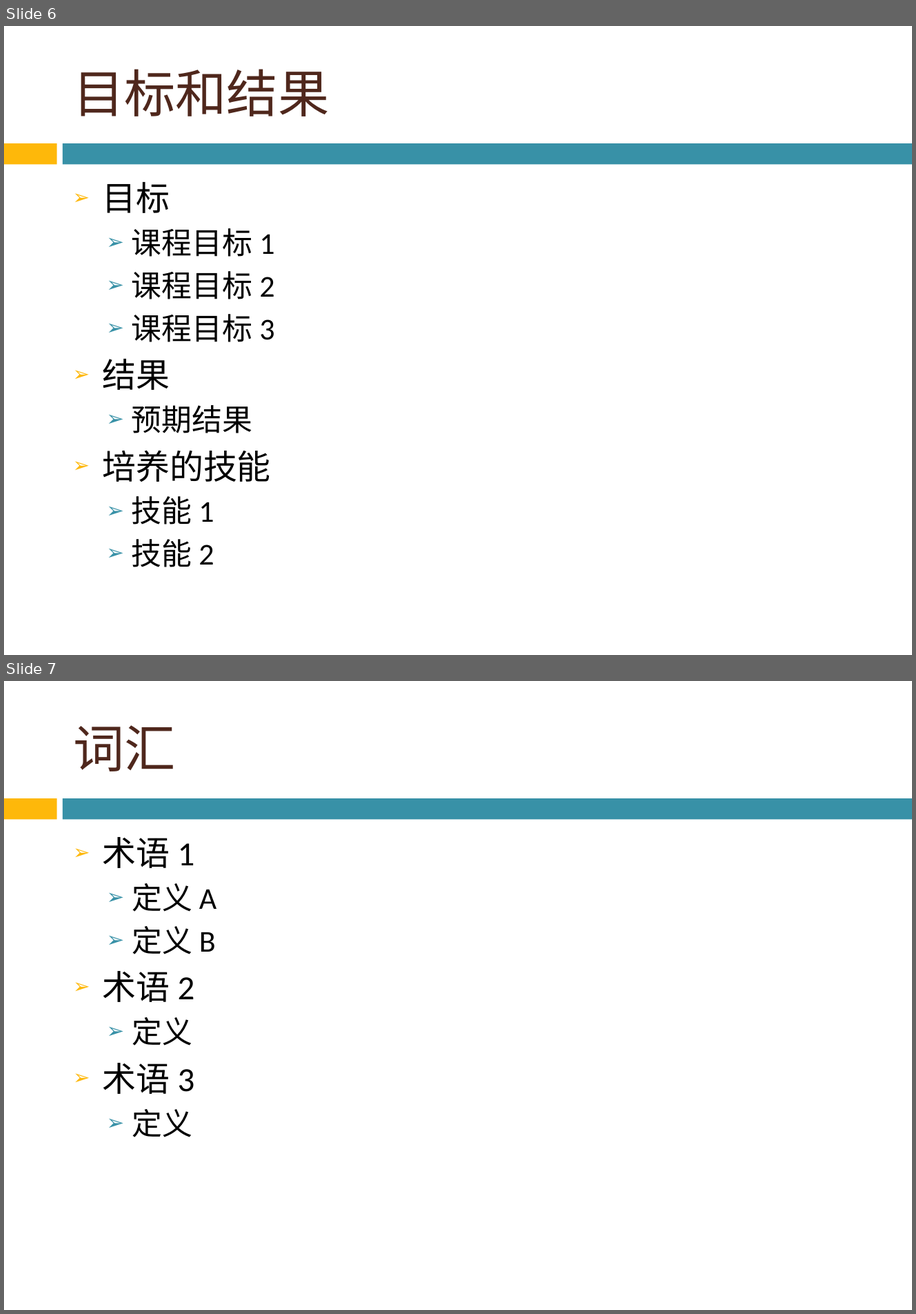
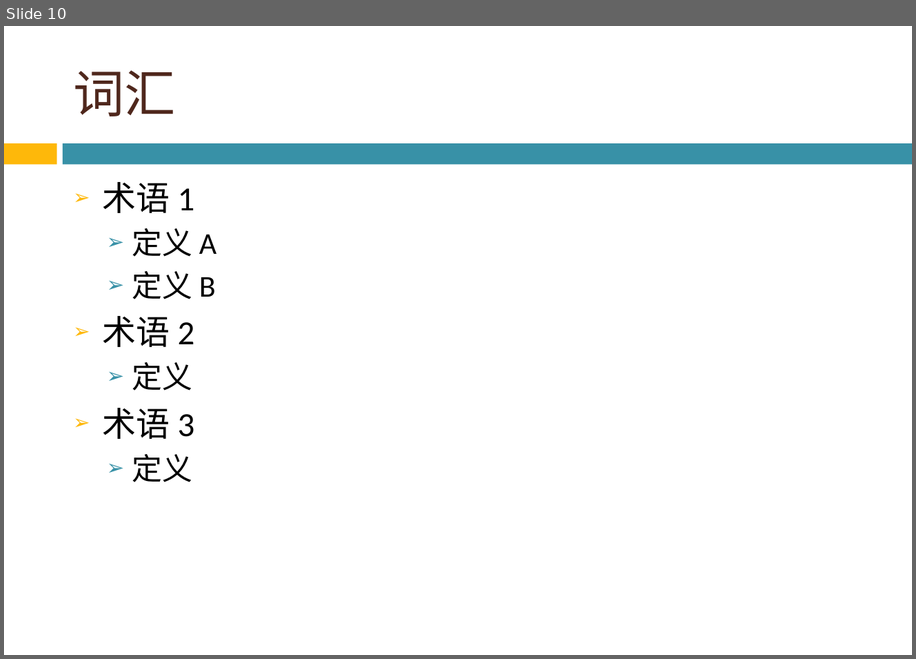
Before and after one commit to thomas-smith123/graduate-design-slave, a slide deck: 答辩.pptx. Shown one above the other, each under a label of ours: slides 6 and 7 before the commit, slide 10 after it. The pictures are 916x1314 and 916x659 pixels, drawn with LibreOffice and Linux fonts; fonts in the diff are those of the drawing; background and template pictures are left out. Boxes give left, top, right and bottom in pixels: in the first picture for what was removed or moved away, otherwise in the second. Text is boxed around its words. In the diff, an @@ line names an element or a change of style, - is before the commit and + after.

```diff
--- a/答辩.pptx
+++ b/答辩.pptx
@@ slide 6 removed at (x1=4, y1=26, x2=912, y2=655), background picture (left out); not listed: 2 template elements that a slide beside it also shows @@
@@ title removed at (x1=73, y1=69, x2=329, y2=116) @@
-目标和结果
@@ text removed at (x1=102, y1=182, x2=274, y2=567) @@
-➢ 目标
-  ➢ 课程目标 1
-  ➢ 课程目标 2
-  ➢ 课程目标 3
-➢ 结果
-  ➢ 预期结果
-➢ 培养的技能
-  ➢ 技能 1
-  ➢ 技能 2
@@ what was slide 7 is now slide 10 @@
```
Also in this commit, not shown: 1 slide changed, 6 slides added, 2 other slides removed.
